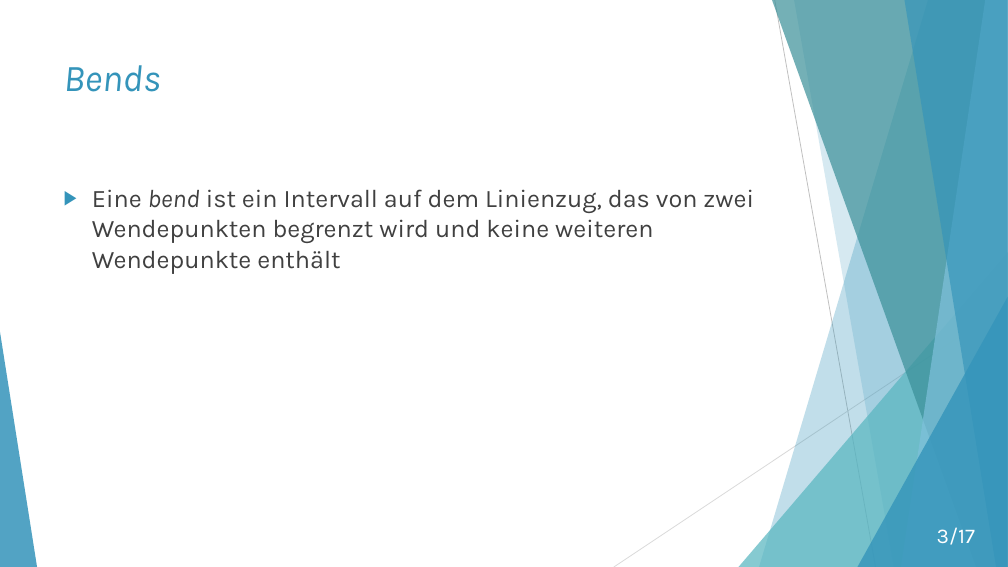
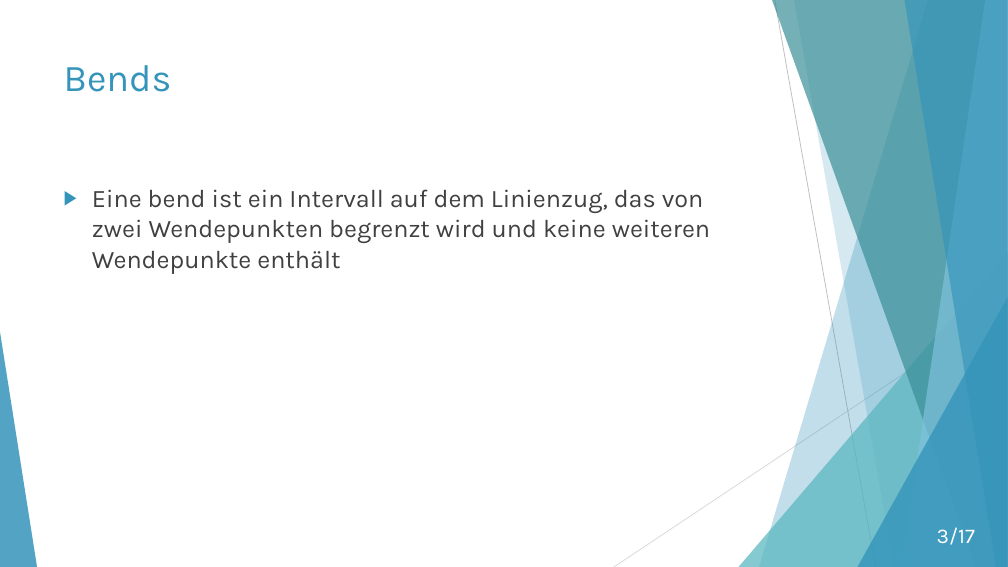
Before and after one commit to moritzhe/algokarto, a slide deck: slide 3 of Wang-Müller.pptx. Drawn at 1008x567 pixels with LibreOffice and Linux fonts; fonts in the diff are those of the drawing. Boxes give left, top, right and bottom in pixels: in the first picture for what was removed or moved away, otherwise in the second. Text is boxed around its words. In the diff, an @@ line names an element or a change of style, - is before the commit and + after.

```diff
--- a/Wang-Müller.pptx
+++ b/Wang-Müller.pptx
@@ title "Bends" at bbox=[64, 65, 172, 92]: italic off @@
@@ text "Eine bend ist ein Intervall ..." at bbox=[92, 189, 710, 274]: italic off in "bend" @@
```
Also in this commit, not shown: 5 other slides changed.
